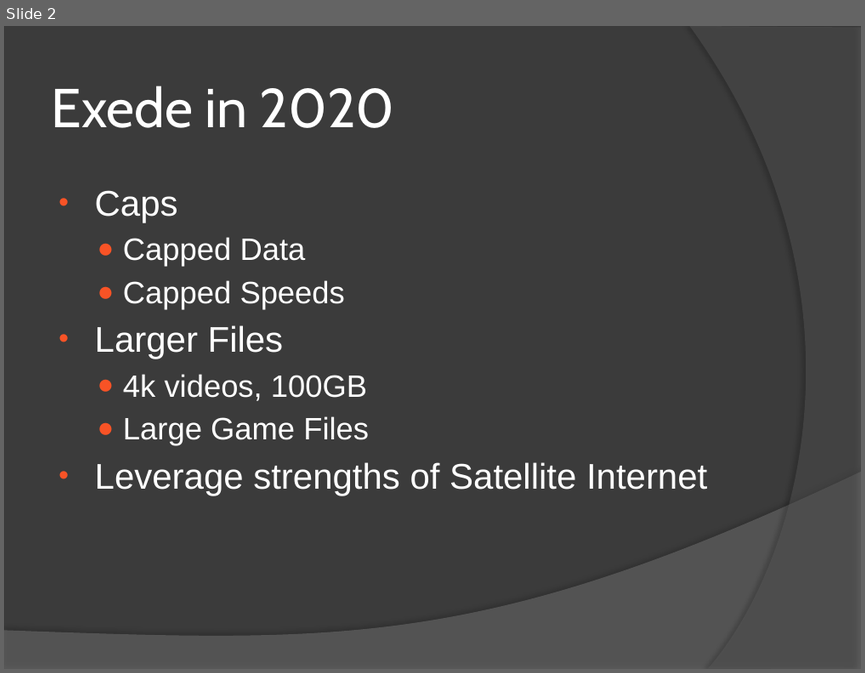
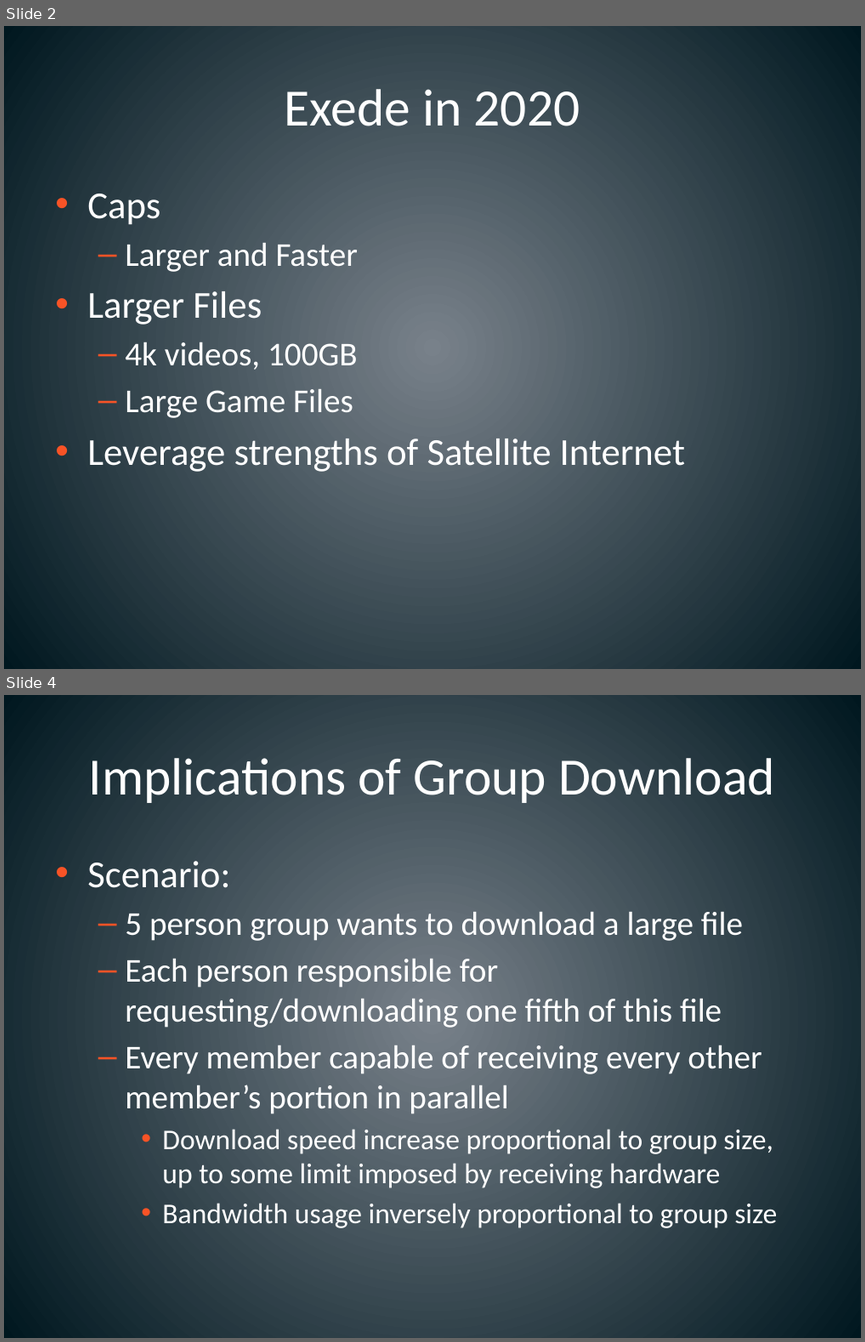
Before and after one commit to bsoe003/pingbots, a slide deck: Presentation/presentatio-final.pptx. Shown one above the other, each under a label of ours: slide 2 before the commit, slides 2 and 4 after it; the slides between them are not shown. The pictures are 865x673 and 865x1342 pixels, drawn with LibreOffice and Linux fonts; fonts in the diff are those of the drawing. Boxes give left, top, right and bottom in pixels: in the first picture for what was removed or moved away, otherwise in the second. Text is boxed around its words. In the diff, an @@ line names an element or a change of style, - is before the commit and + after.

```diff
--- a/Presentation/presentatio-final.pptx
+++ b/Presentation/presentatio-final.pptx
@@ slide 4 added at (x1=4, y1=695, x2=861, y2=1338), background gradient #79828A to #00181F @@
@@ title added at (x1=89, y1=758, x2=775, y2=803), 44 pt, text #FFFFFF @@
+Implications of Group Download
@@ text added at (x1=87, y1=861, x2=777, y2=1228), 28 pt, text #FFFFFF @@
+• Scenario:
+  – 5 person group wants to download a large file
+  – Each person responsible for requesting/downloading one fifth of this file
+  – Every member capable of receiving every other member’s portion in parallel
+    • Download speed increase proportional to group size, up to some limit imposed by receiving hardware
+    • Bandwidth usage inversely proportional to group size
@@ slide 2 changed as well @@
@@ background #3B3B3B to gradient #79828A to #00181F @@
@@ freeform shape removed at (x1=689, y1=26, x2=861, y2=669) @@
@@ title "Exede in 2020" at (x1=284, y1=89, x2=580, y2=126): size 46 to 44 pt, font Cabin to Calibri; alignment left to centre @@
@@ text at (x1=87, y1=193, x2=685, y2=471): size 30 to 32 pt in "Caps", "Larger Files", "Leverage strengths of Satellite Internet"; font Arial to Calibri in "Caps", "Larger Files", "4k videos, 100GB", "Large Game Files" and 1 more places; size 26 to 28 pt in "4k videos, 100GB", "Large Game Files"; indent changed; bullet ● to – @@
@@ text at (x1=125, y1=243, x2=358, y2=272): text changed; size 26 to 28 pt; font Arial to Calibri @@
-  ● Capped Data
-  ● Capped Speeds
+  – Larger and Faster
@@ freeform shape removed at (x1=4, y1=471, x2=861, y2=669) @@
```
Also in this commit, not shown: 4 other slides changed, 1 other slide added, 3 slides removed.
